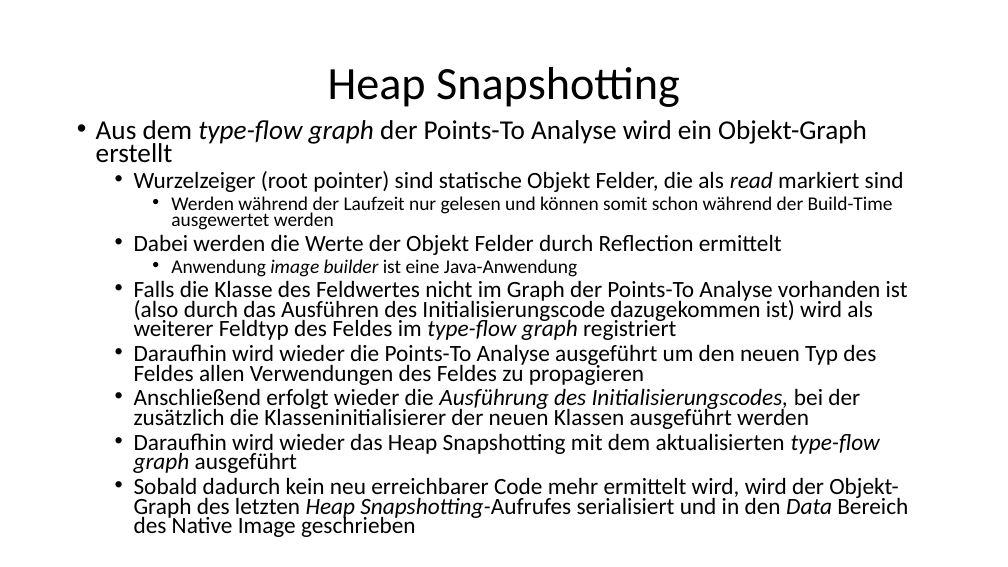
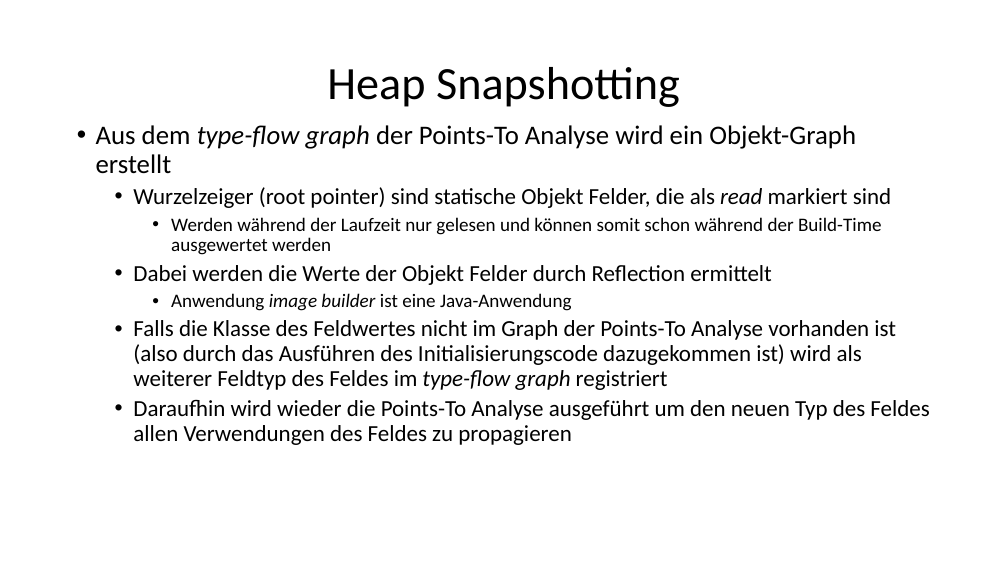
Before and after one commit to ErikSimonsen/Seminar_GraalVM_NativeImage, a slide deck: slide 14 of Seminar-GraalVM-NativeImage.pptx. Drawn at 1008x567 pixels with LibreOffice and Linux fonts; fonts in the diff are those of the drawing. Boxes give left, top, right and bottom in pixels: in the first picture for what was removed or moved away, otherwise in the second. Text is boxed around its words. In the diff, an @@ line names an element or a change of style, - is before the commit and + after.

```diff
--- a/Seminar-GraalVM-NativeImage.pptx
+++ b/Seminar-GraalVM-NativeImage.pptx
@@ text "Aus dem type-flow graph der ..." at (96,125,929,445): size 25.9 to 25.5 pt in "Aus dem type-flow graph der Points-To Analyse ..."; size 22.2 to 21.8 pt in "Wurzelzeiger (root pointer) sind statische Objekt Felder, ...", "Dabei werden die Werte der Objekt Felder ...", "Falls die Klasse des Feldwertes nicht im ...", "Daraufhin wird wieder die Points-To Analyse ausgeführt ..."; size 18.5 to 18.2 pt in "Werden während der Laufzeit nur gelesen und ...", "Anwendung image builder ist eine Java-Anwendung"; line spacing 0.7 to 0.9 @@
@@ text at (134,388,908,537): paragraphs removed @@
-  • Anschließend erfolgt wieder die Ausführung des Initialisierungscodes, bei der zusätzlich die Klasseninitialisierer der neuen Klassen ausgeführt werden
-  • Daraufhin wird wieder das Heap Snapshotting mit dem aktualisierten type-flow graph ausgeführt
-  • Sobald dadurch kein neu erreichbarer Code mehr ermittelt wird, wird der Objekt-Graph des letzten Heap Snapshotting-Aufrufes serialisiert und in den Data Bereich des Native Image geschrieben
```
Also in this commit, not shown: 17 other slides changed, 1 slide added, 1 other file.
